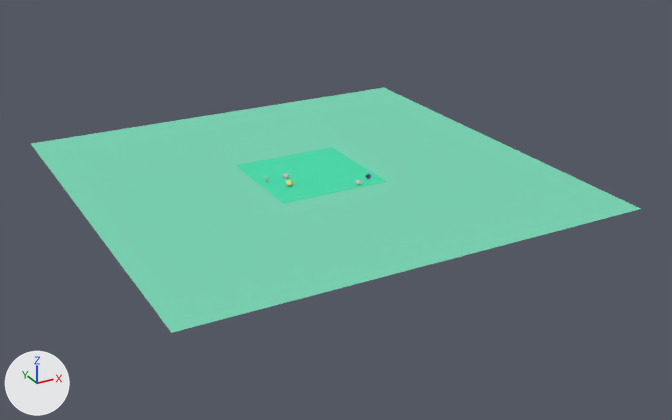
The Blender file domainRandomization/scene.blend as it was, and as the next commit left it.
Before and after are seen from a 50 mm lens placed at (-107.3, -210.0, 183.8), pointed at (4.2, -7.2, 82.5). The axes (+X, +Y, +Z) are drawn at lower left. The lights are the same throughout.

Script lines for the objects in view, before the commit:
```python
me_plane = bpy.data.meshes.new('Plane')
me_plane.from_pydata([(-15.2, -15.2, 0.0), (15.2, -15.2, 0.0), (-15.2, 15.2, 0.0), (15.2, 15.2, 0.0)], [], [(0, 1, 3, 2)])
me_plane.materials.append(mat_planemat_014)  # green #51deaf
me_plane_001 = bpy.data.meshes.new('Plane.001')
me_plane_001.from_pydata([(-61.0, -61.0, 0.0), (61.0, -61.0, 0.0), (-61.0, 61.0, 0.0), (61.0, 61.0, 0.0)], [], [(0, 1, 3, 2)])
me_plane_001.materials.append(mat_plane_001mat_014)  # green #7ed6b6
ob_plane = bpy.data.objects.new('Plane', me_plane)
ob_plane.location = (0.0, 0.0, 91.4)
ob_plane_001 = bpy.data.objects.new('Plane.001', me_plane_001)
ob_plane_001.location = (0.0, 0.0, 91.4)
```
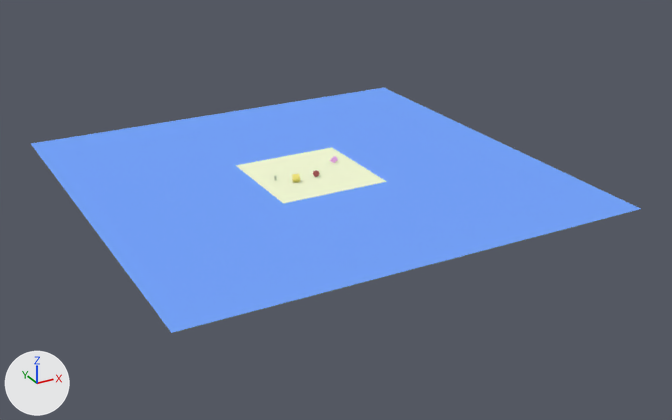
Where the newer file only moved an object's origin or applied its transform, the numbers keep the older frame.

Pixel boxes [x1, y1, x2, y2] of what changed, in the pictures (672 x 420 px):
'Plane.001', recoloured (green to blue)
    both: [31, 88, 641, 333]
'Plane', recoloured (green to white)
    both: [235, 147, 387, 203]

Patch to the scene script:
```diff
--- a/domainRandomization/scene.blend.py
+++ b/domainRandomization/scene.blend.py
@@ mat_planemat_004 @@
+mat_planemat_004 = diffuse_material('PlaneMat.004')
+mat_planemat_004.base_color = (0.919, 0.974, 0.685)  # white #f6fcd8
@@ mat_plane_001mat_004 @@
+mat_plane_001mat_004 = diffuse_material('Plane.001Mat.004')
+mat_plane_001mat_004.base_color = (0.187, 0.381, 0.97)  # blue #78a6fc
@@ me_plane_001 @@
 me_plane_001.from_pydata(...)  # 4 vertices, 1 face; spans x -61.0..61.0, y -61.0..61.0, z 0.0
-me_plane_001.materials.append(mat_plane_001mat_014)  # green #7ed6b6
+me_plane_001.materials.append(mat_plane_001mat_004)  # blue #78a6fc
@@ me_plane @@
 me_plane.from_pydata(...)  # 4 vertices, 1 face; spans x -15.2..15.2, y -15.2..15.2, z 0.0
-me_plane.materials.append(mat_planemat_014)  # green #51deaf
+me_plane.materials.append(mat_planemat_004)  # white #f6fcd8
```
